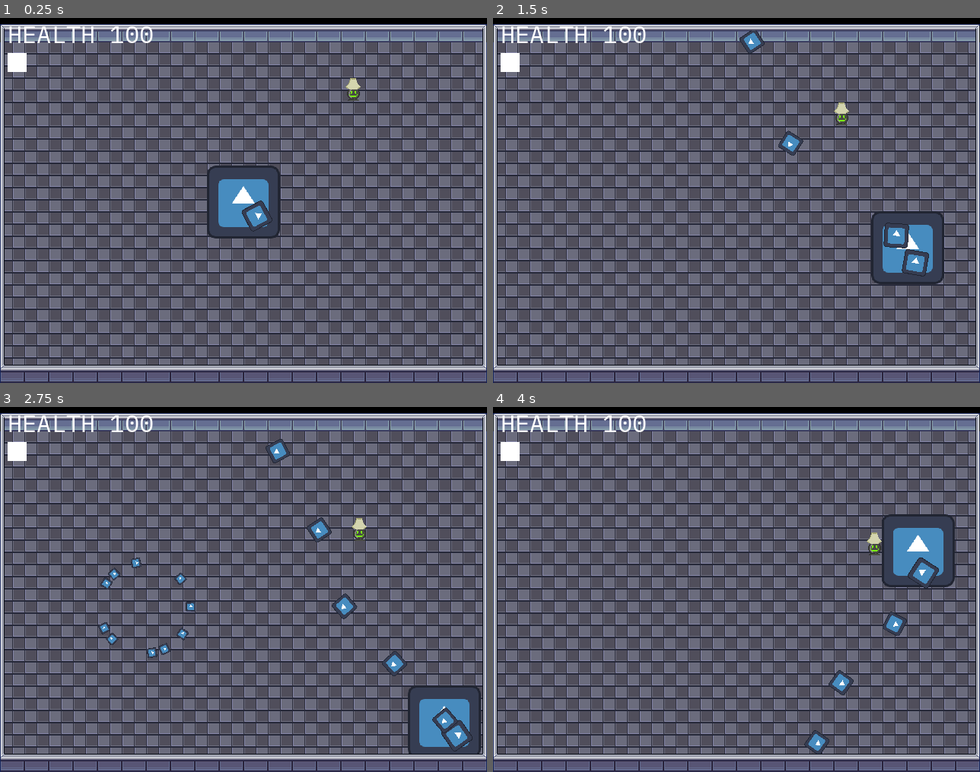
Above: before the commit, frames 1-4 (two rows, left to right).
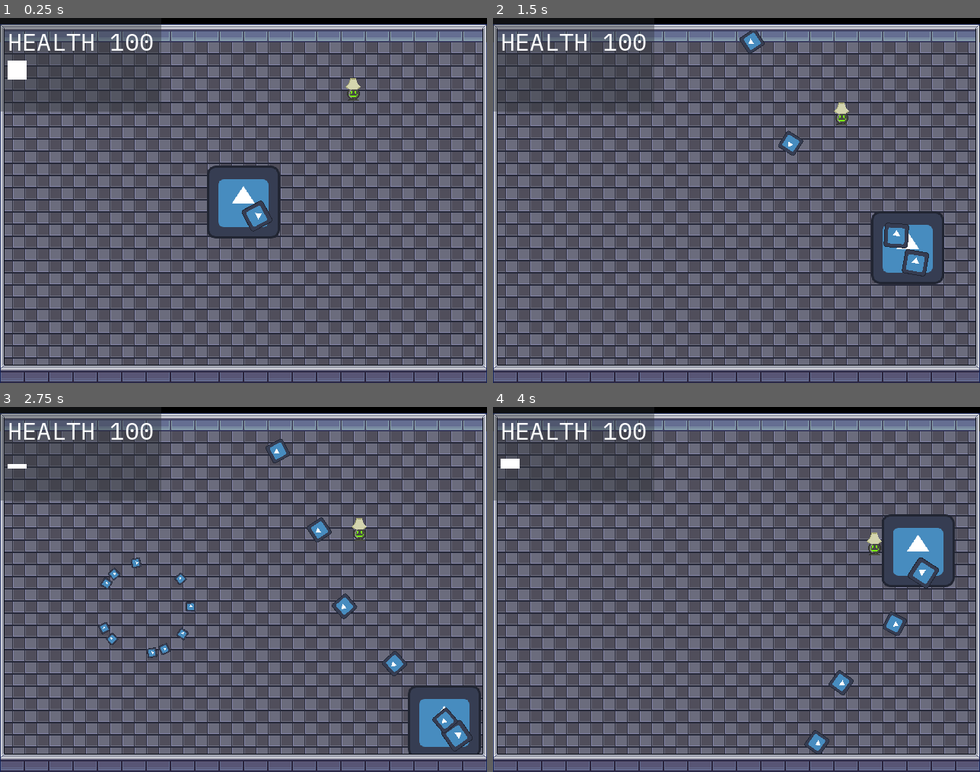
Above: after the commit, the same moments.

Repository: kevinfiddick/kill-switch
Game: Godot game, scene res://scenes/TestLevel.tscn
Same seed, same stepped clock (60 frames per second), same inputs: the game is played once before the commit and once after it. This scene is started directly instead of the project's main scene. The engine's default icon, where the game draws it, is replaced by a stand-in: a white triangle on a blue panel in a dark square.
Inputs (mouse positions are in pixels of both pictures, inside the frame that each line leads up to):
- Up to frame 1 (0.25 s): no input
- Up to frame 2 (1.5 s): move the mouse to (843, 182) at 0.52 s; press the mouse at (843, 182) at 0.53 s; hold D (right) 0.53-1.28 s; move the mouse to (639, 218) at 1.27 s; release the mouse at (639, 218) at 1.28 s; hold Down (down) from 1.28 s (still down); right-click (639, 218) at 1.35 s
- Up to frame 3 (2.75 s): move the mouse to (292, 509) at 2.02 s; release Down (down) at 2.03 s; press the mouse at (292, 509) at 2.03 s; hold D (right) from 2.03 s (still down)
- Up to frame 4 (4 s): move the mouse to (712, 662) at 2.77 s; release D (right) at 2.78 s; release the mouse at (712, 662) at 2.78 s; hold Up (up) 2.78-3.53 s; right-click (712, 662) at 2.85 s; move the mouse to (882, 644) at 3.52 s; press the mouse at (882, 644) at 3.53 s; hold Left (left) from 3.53 s (still down)

The runs differ from the first frame. In frame 1, 4.5% of the frame differs, in the area x 0-34%, y 1-26%; in frame 2, 4.5%; in frame 3, 4.6%; in frame 4, 4.6%.

Commit message:
Add grenade cooldown to hud, Add enemy physics layer

Diff:
--- a/project.godot
+++ b/project.godot
@@ -58,6 +58,12 @@
 ]
 }
 
+[layer_names]
+
+2d_physics/layer_1="World"
+2d_physics/layer_2="Player"
+2d_physics/layer_3="Enemies"
+
 [rendering]
 
 textures/canvas_textures/default_texture_filter=0
--- a/scenes/EnemyLamp.tscn
+++ b/scenes/EnemyLamp.tscn
@@ -10,6 +10,7 @@
 height = 29.0
 
 [node name="EnemyLamp" type="CharacterBody2D"]
+collision_layer = 4
 script = ExtResource("1_e8ihl")
 
 [node name="Sprite2D" type="Sprite2D" parent="."]
--- a/scenes/HUD.tscn
+++ b/scenes/HUD.tscn
@@ -3,7 +3,8 @@
 [ext_resource type="FontFile" uid="uid://bbwgbeipobag8" path="res://assets/fonts/IBMPlexMono-Regular.ttf" id="1_i6xgb"]
 [ext_resource type="Script" path="res://scripts/Hud.gd" id="1_jjve7"]
 
-[sub_resource type="StyleBoxEmpty" id="StyleBoxEmpty_jbu7q"]
+[sub_resource type="StyleBoxFlat" id="StyleBoxFlat_7dovn"]
+bg_color = Color(0.17811, 0.192527, 0.210549, 0.376471)
 
 [node name="HUD" type="CanvasLayer"]
 script = ExtResource("1_jjve7")
@@ -13,11 +14,14 @@
 offset_bottom = 123.0
 size_flags_horizontal = 0
 size_flags_vertical = 0
-theme_override_styles/panel = SubResource("StyleBoxEmpty_jbu7q")
+theme_override_styles/panel = SubResource("StyleBoxFlat_7dovn")
 
 [node name="MarginContainer" type="MarginContainer" parent="PanelContainer"]
 layout_mode = 2
 theme_override_constants/margin_left = 10
+theme_override_constants/margin_top = 10
+theme_override_constants/margin_right = 10
+theme_override_constants/margin_bottom = 10
 
 [node name="VBoxContainer" type="VBoxContainer" parent="PanelContainer/MarginContainer"]
 layout_mode = 2
@@ -50,6 +54,7 @@
 offset_right = 12.5
 grow_horizontal = 2
 grow_vertical = 0
+pivot_offset = Vector2(12.5, 25)
 size_flags_horizontal = 0
 size_flags_vertical = 0
 
--- a/scenes/TestLevel.tscn
+++ b/scenes/TestLevel.tscn
@@ -224,6 +224,7 @@
 
 [node name="Player" parent="." instance=ExtResource("2_juyo5")]
 position = Vector2(320, 242)
+collision_mask = 5
 
 [node name="EnemyLamp" parent="." node_paths=PackedStringArray("player_reference") instance=ExtResource("3_tf5gl")]
 position = Vector2(469, 89)
--- a/scripts/Hud.gd
+++ b/scripts/Hud.gd
@@ -1,16 +1,16 @@
 extends CanvasLayer
 
 @onready var grenade_controller: Node2D = $"../GrenadeController"
-@onready var grenade_cd: ColorRect = $PanelContainer/MarginContainer/VBoxContainer/GrenadeCD
-@onready var grenade_cd_timer: Timer = $PanelContainer/MarginContainer/VBoxContainer/GrenadeCD/GrenadeCDTimer
+@onready var grenade_cd: ColorRect = $PanelContainer/MarginContainer/VBoxContainer/ReferenceRect/GrenadeCD
+@onready var grenade_cd_timer: Timer = $PanelContainer/MarginContainer/VBoxContainer/ReferenceRect/GrenadeCD/GrenadeCDTimer
 
 
+func _process(delta: float) -> void:
+	if !grenade_cd_timer.is_stopped():
+		print(grenade_cd_timer.time_left)
+		grenade_cd.scale.y = 1 - (grenade_cd_timer.time_left / (300 / 60))
+		pass
 
-#func _process(delta: float) -> void:
-	#if !grenade_cd_timer.is_stopped():
-		#print(grenade_cd_timer.time_left)
-		#grenade_cd.scale.y = 300
-		#pass
 
-#func _on_grenade_controller_grenade_thrown() -> void:
-	#grenade_cd_timer.start(5)
+func _on_grenade_controller_grenade_thrown() -> void:
+	grenade_cd_timer.start(300 / 60)
Not shown: 1 places in scenes/TestLevel.tscn that only renumber resources
